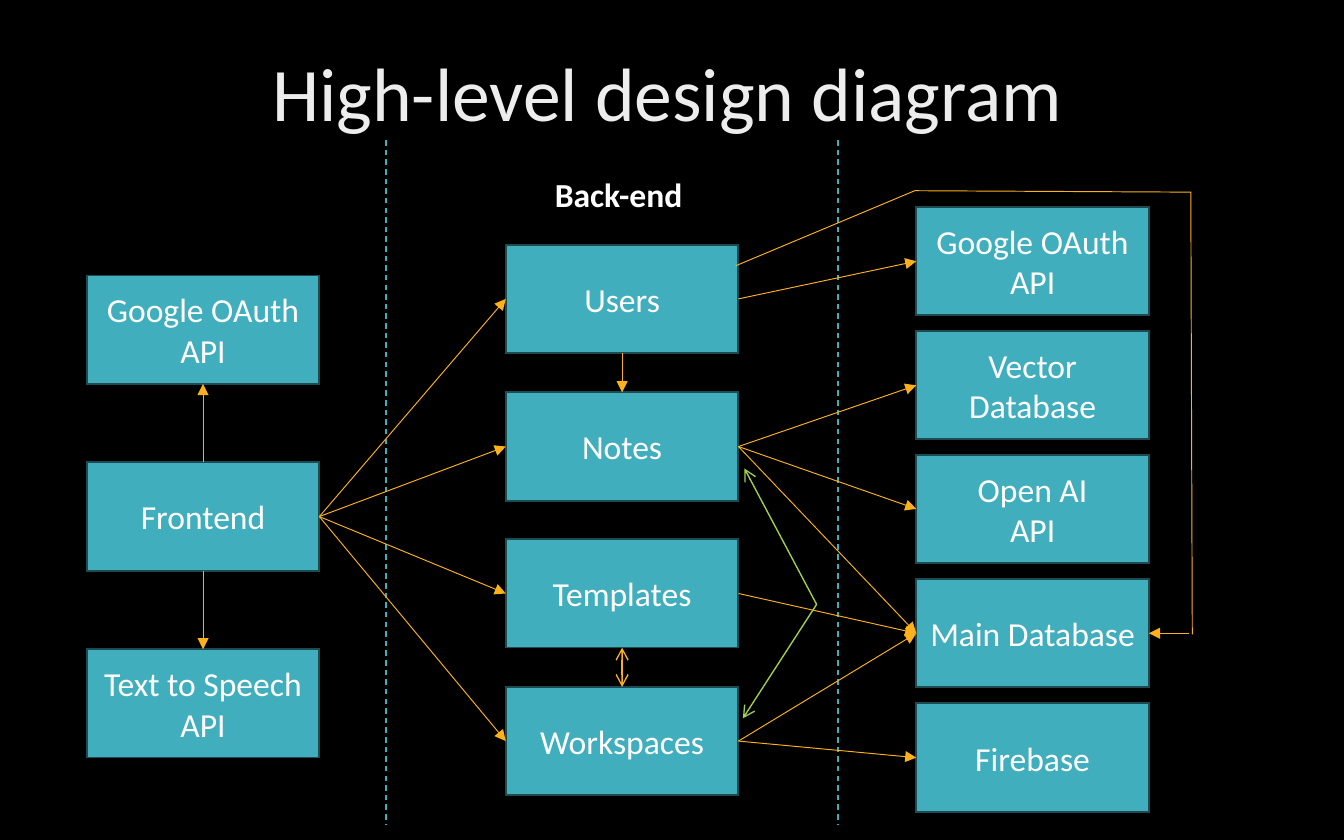
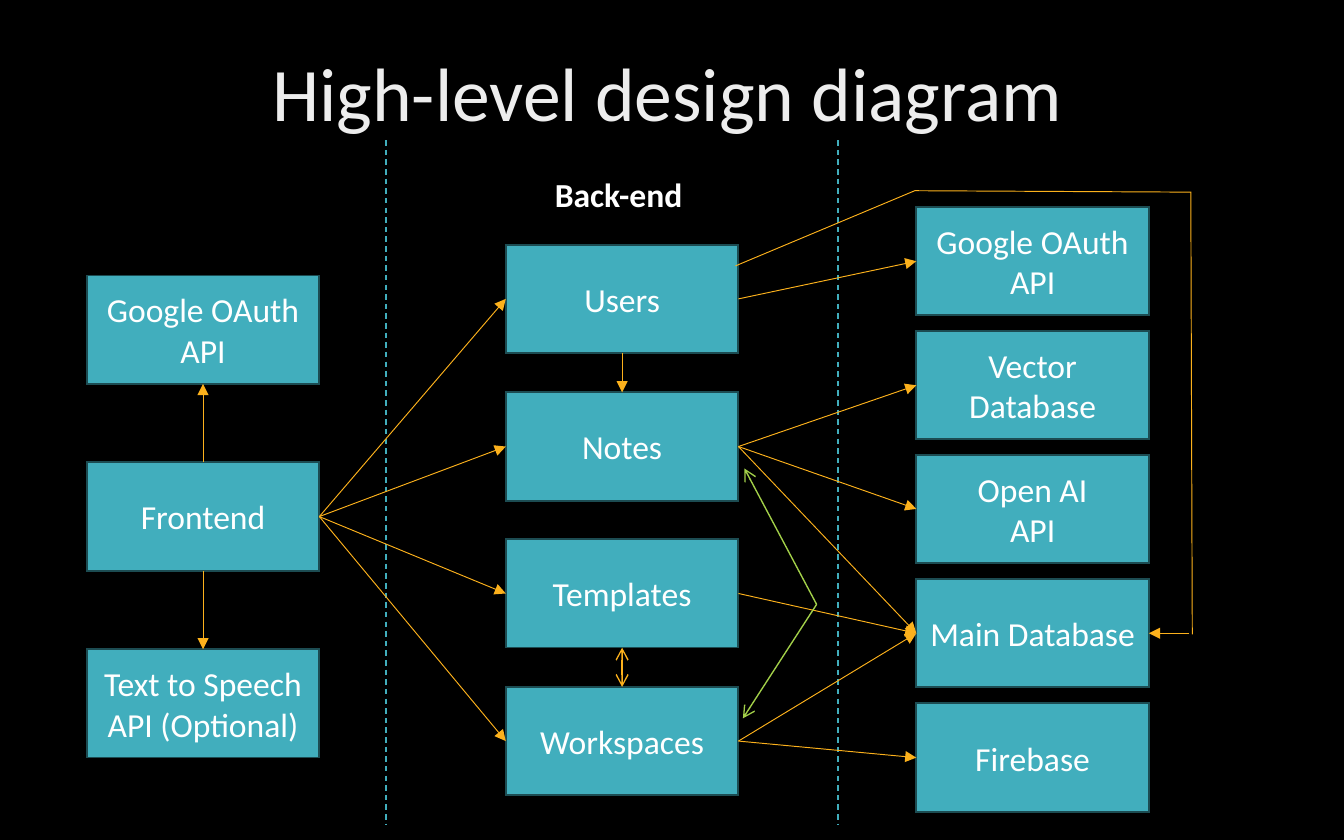
Before and after one commit to MinPoe/frontend-thingspace.ts, a slide deck: slide 6 of ThingSpaceTsM2.pptx. Drawn at 1344x840 pixels with LibreOffice and Linux fonts; fonts in the diff are those of the drawing; background and template pictures are left out. Boxes give left, top, right and bottom in pixels: in the first picture for what was removed or moved away, otherwise in the second. Text is boxed around its words. In the diff, an @@ line names an element or a change of style, - is before the commit and + after.

```diff
--- a/ThingSpaceTsM2.pptx
+++ b/ThingSpaceTsM2.pptx
@@ text in rectangle at [104,672,301,743]: text changed @@
-Text to Speech
-API
+Text to Speech
+API (Optional)
```
Also in this commit, not shown: 1 other slide changed.
